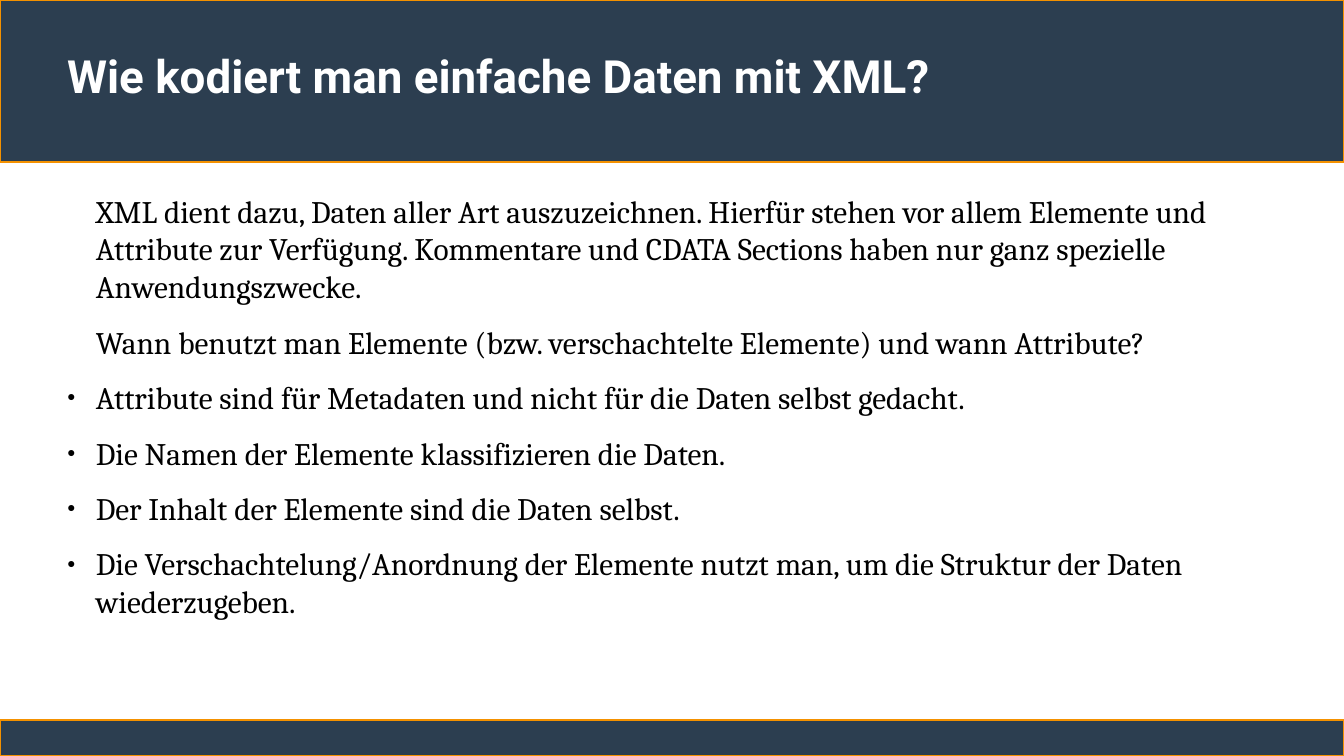
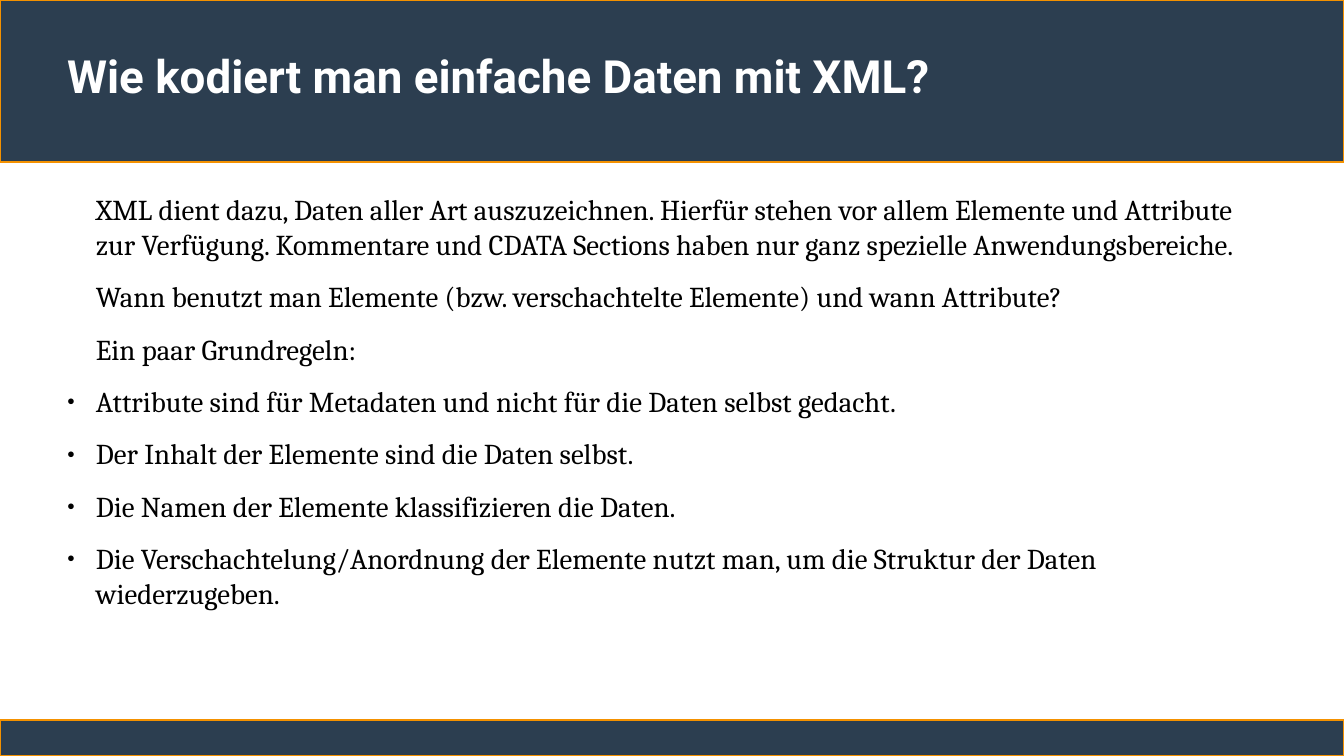
Before and after one commit to ChristianSonderUniSG/xml-kurs, a slide deck: slide 12 of sitzung_2/sitzung_2.odp. Drawn at 1344x756 pixels with LibreOffice and Linux fonts; fonts in the diff are those of the drawing. Boxes give left, top, right and bottom in pixels: in the first picture for what was removed or moved away, otherwise in the second. Text is boxed around its words. In the diff, an @@ line names an element or a change of style, - is before the commit and + after.

```diff
--- a/sitzung_2/sitzung_2.odp
+++ b/sitzung_2/sitzung_2.odp
@@ text at [96,199,1233,261]: text changed; size 18.5 to 17 pt @@
-XML dient dazu, Daten aller Art auszuzeichnen. Hierfür stehen vor allem Elemente und Attribute zur Verfügung. Kommentare und CDATA Sections haben nur ganz spezielle Anwendungszwecke.
+XML dient dazu, Daten aller Art auszuzeichnen. Hierfür stehen vor allem Elemente und Attribute zur Verfügung. Kommentare und CDATA Sections haben nur ganz spezielle Anwendungsbereiche.
@@ text at [96,286,1096,610]: size 18.5 to 17 pt in "Wann benutzt man Elemente (bzw. verschachtelte Elemente) ...", "Attribute sind für Metadaten und nicht für ...", "Die Namen der Elemente klassifizieren die Daten.", "Die Verschachtelung/Anordnung der Elemente nutzt man, um ..." @@
@@ text at [96,340,357,366]: paragraph added @@
+Ein paar Grundregeln:
@@ text at [96,444,634,465]: paragraph added @@
+● Der Inhalt der Elemente sind die Daten selbst.
@@ text at [96,498,680,521]: paragraph removed @@
-● Der Inhalt der Elemente sind die Daten selbst.
```
Also in this commit, not shown: 15 other slides changed, 1 other file.
